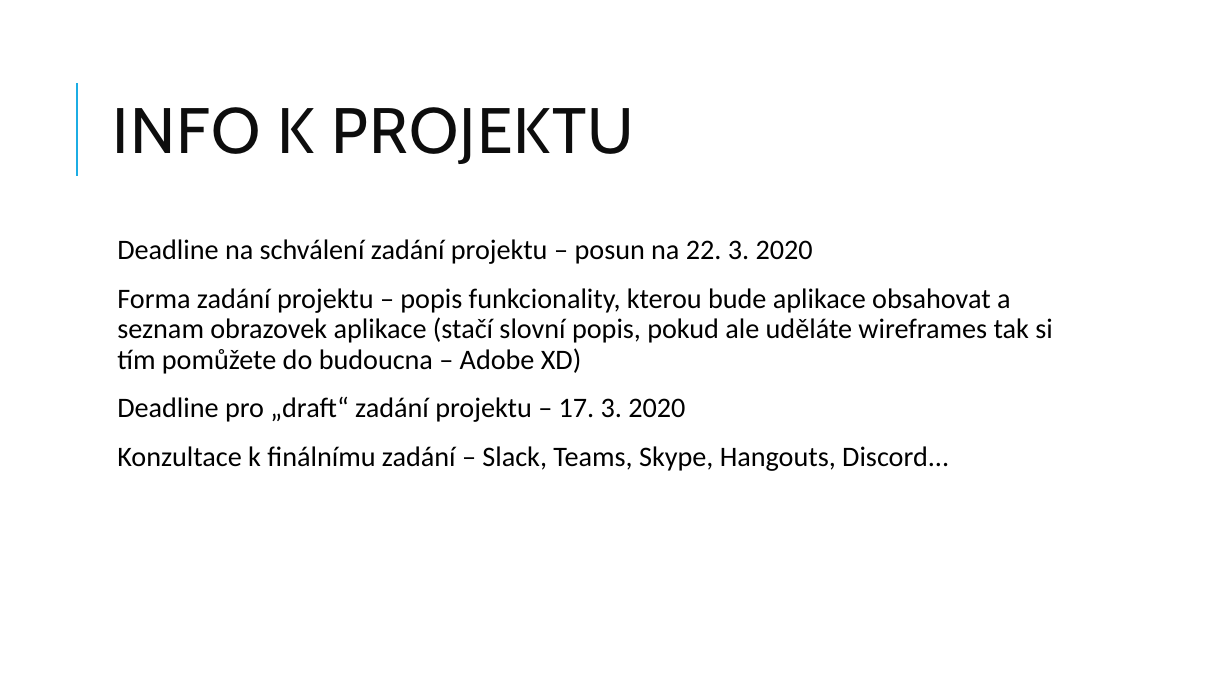
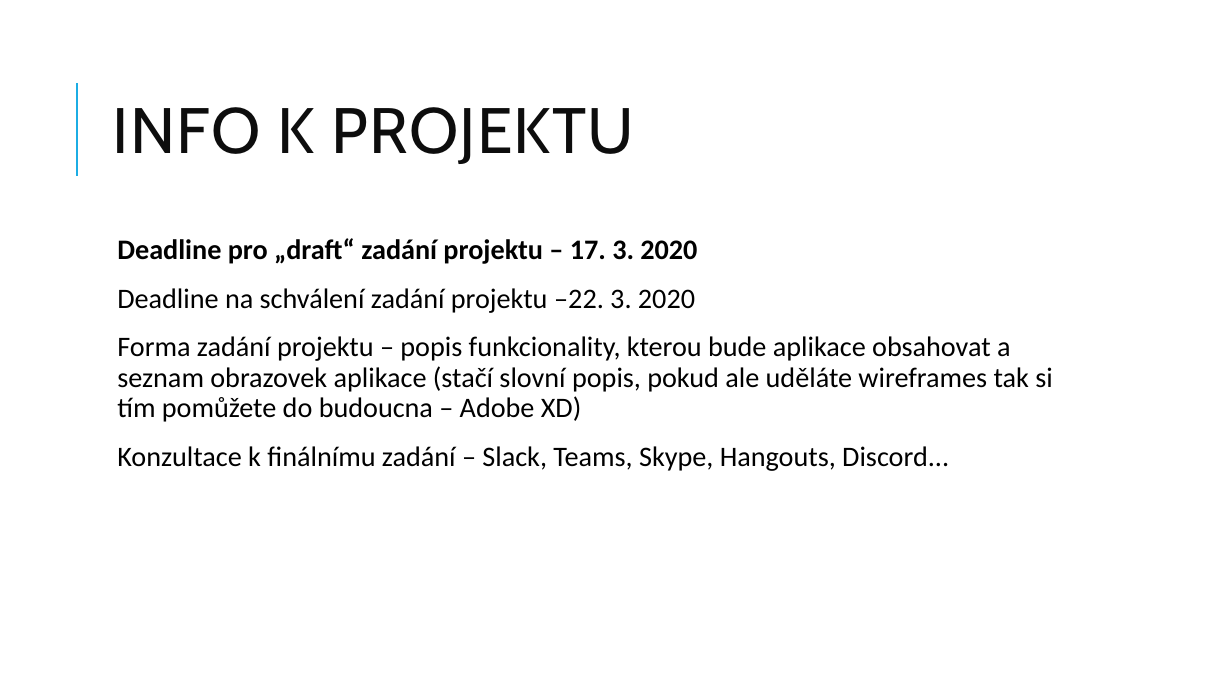
Before and after one commit to jasho/pv239-maui, a slide deck: slide 2 of 04_IoC/PV239-Xamarin-04_IoC.pptx. Drawn at 1232x693 pixels with LibreOffice and Linux fonts; fonts in the diff are those of the drawing. Boxes give left, top, right and bottom in pixels: in the first picture for what was removed or moved away, otherwise in the second. Text is boxed around its words. In the diff, an @@ line names an element or a change of style, - is before the commit and + after.

Commit message:
Updated presentation for lab 04.

```diff
--- a/04_IoC/PV239-Xamarin-04_IoC.pptx
+++ b/04_IoC/PV239-Xamarin-04_IoC.pptx
@@ text at (117,238,697,313): text changed @@
-  Deadline na schválení zadání projektu – posun na 22. 3. 2020
+  Deadline pro „draft“ zadání projektu – 17. 3. 2020
+  Deadline na schválení zadání projektu –22. 3. 2020
@@ text at (117,397,685,422): paragraph removed @@
-  Deadline pro „draft“ zadání projektu – 17. 3. 2020
```
